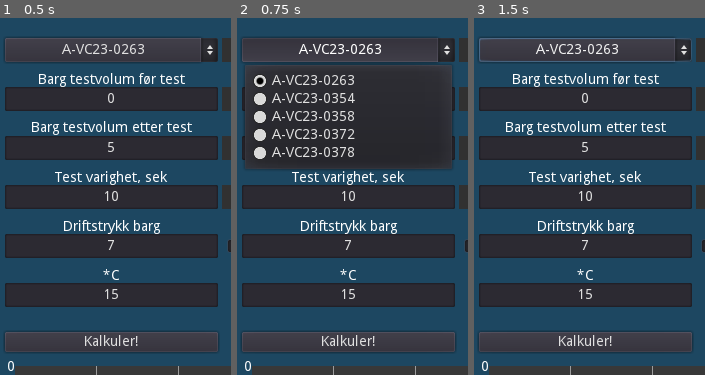
Above: before the commit, frames 1-3 (left to right).
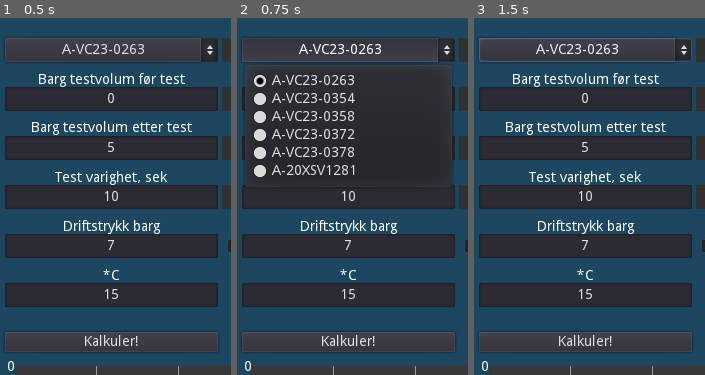
Above: after the commit, the same moments.

Repository: Keroflux/Critical-leak-test
Game: Godot game, scene res://Control.tscn
The game is run twice, just before and just after one commit, with the same random seed, the same clock (stepped at 60 frames per second) and the same inputs.
Inputs:
- Up to frame 1 (0.5 s): no input
- Up to frame 2 (0.75 s): click "A-VC23-0263" at 0.5 s
- Up to frame 3 (1.5 s): click "Kalkuler!" at 1.25 s
The pictures show only the part of the screen within x 4-54%, y 0-50%; the shares and areas given below are measured in that part.

Frame 1 is identical in both runs. In frame 2, 4.2% of the frame differs, in the area x 3-94%, y 41-47%; in frame 3, nothing differs.

Commit message:
Lagt til fast kriterie og rettet konvertering i trend

Diff:
--- a/Lekkasje.gd
+++ b/Lekkasje.gd
@@ -1,6 +1,7 @@
 extends Control
 
-var tag = "A-VC23-0263"
+var tag : String = "A-VC23-0263"
+var type : int = 0 # 0 = ventil, 1 = tilbakeslag
 
 # Variabler til bruk i kalkulering av lekkasje kriterie
 var MW: float = 28.01 	# MOL vekt for test medie
@@ -59,7 +60,7 @@
 	return kg_s
 
 
-# Kalkulerer faktisk lekkasje under test kg / s
+# Kalkulerer faktisk (gjennimsnitt) lekkasje under test i kg / s
 func calc_leak_rate_gas()->float:
 	var K: float = 273.15 + T
 	var m1: float = P2 * 100000 * volume * MW / (Z * R * K)
@@ -88,11 +89,20 @@
 
 # Mater test lekkasjeraten til integrerings funksjonen for å finne ut sekunder
 # til 0 dP
-func integrate_leak():
+func integrate_leak()->float:
 	var kg_s: float = calc_leak_rate_gas()
 	var kg_h: float = kg_s * 3600
 	var orifice: float = calc_orifice(kg_h)
 	var sec: float = integrate_criteria(2, 0.01, orifice)
+	return sec
+
+
+# For ventiler med fast lekkasjerate på 0.05 kg / s
+func integrate_leak_005()->float:
+	var kg_s: float = 0.05
+	var kg_h: float = 0.05 * 3600
+	var orifice: float = calc_orifice(kg_h)
+	var sec: float = integrate_criteria(1, 0.01, orifice)
 	return sec
 
 
@@ -135,17 +145,24 @@
 		MW = valve["MW"]
 		Z = valve["Z"]
 
-	Di = valve["Di"]
-	volume = valve["volume"]
+	if valve["Di"] == 0:
+		type = 0
+	else:
+		type = 1
+		Di = valve["Di"]
+		volume = valve["volume"]
 
 
 # Sender verdier til trend og starter tegning
 func init_trend()->void:
 	$"%Trend".test = P2_test
 	$"%Trend".crit = P2_crit
-	$"%Trend".seconds = sec_test
-	$"%Trend".max_pressure = P1
-	$"%Trend".min_pressure = P2
+	if sec_test >= sec_crit:
+		$"%Trend".seconds = sec_test
+	else:
+		$"%Trend".seconds = sec_crit
+	$"%Trend".max_pressure = P1 - 1
+	$"%Trend".min_pressure = P2 - 1
 	$"%Trend".calculate_point_distance()
 	$"%Trend".place_sec_marks()
 	$"%TrendLine".data_points = P2_test
@@ -154,7 +171,7 @@
 	$"%TrendLine2".trend_run()
 
 
-# Klikk event fra "kalkuler" kanppen
+# Klikkevent fra "kalkuler" kanppen
 func _on_Button_pressed()->void:
 	P2 = float($"%PressureStart".text) + 1
 	P1 = float($"%PressureExternal".text) + 1
@@ -163,12 +180,18 @@
 	test_time = float($"%TestTime".text)
 
 	set_test_variables()
-	kgs_crit = calc_leak_crit_gas()
+
+	if type == 0:
+		sec_crit = integrate_leak_005()
+		kgs_crit = 0.05
+	else:
+		kgs_crit = calc_leak_crit_gas()
+		sec_crit = integrate_criteria(1, 0.01)
+
 	kgs_test = calc_leak_rate_gas()
 	$"%LeakRate".text = str(kgs_test)
 	$"%CritLeak".text = str(kgs_crit)
 
-	sec_crit = integrate_criteria(1, 0.01)
 	sec_test = integrate_leak()
 	$"%CritLeakSec".text = str(sec_crit)
 	$"%LeakSec".text = str(sec_test)
@@ -176,6 +199,7 @@
 	init_trend()
 
 
+# Klikkevent fra netrekkslisten
 func _on_OptionButton_item_selected(index)->void:
 	tag = $"%OptionButton".get_item_text(index)
 
--- a/TrendLine.gd
+++ b/TrendLine.gd
@@ -54,8 +54,8 @@
 
 func find_max():
 	scale_y = 0
-	max_value = -9999
-	min_value = 9999
+	max_value = -9999999
+	min_value = 9999999
 	for i in data_points:
 		if i > max_value:
 			max_value = i
--- a/VALVES.gd
+++ b/VALVES.gd
@@ -5,5 +5,6 @@
 			"A-VC23-0354": {"MW": 24.4, "Di": 280, "Z": 0.8, "volume": 0.06041},
 			"A-VC23-0358": {"MW": 24.4, "Di": 280, "Z": 0.8, "volume": 0.12128},
 			"A-VC23-0372": {"MW": 24.7, "Di": 229, "Z": 0.7355, "volume": 0.03622},
-			"A-VC23-0378": {"MW": 24.7, "Di": 229, "Z": 0.7355, "volume": 0.06681}
+			"A-VC23-0378": {"MW": 24.7, "Di": 229, "Z": 0.7355, "volume": 0.06681},
+			"A-20XSV1281": {"MW": 24.7, "Di": 0.0, "Z": 0.7355, "volume": 0.04482}
 			}
